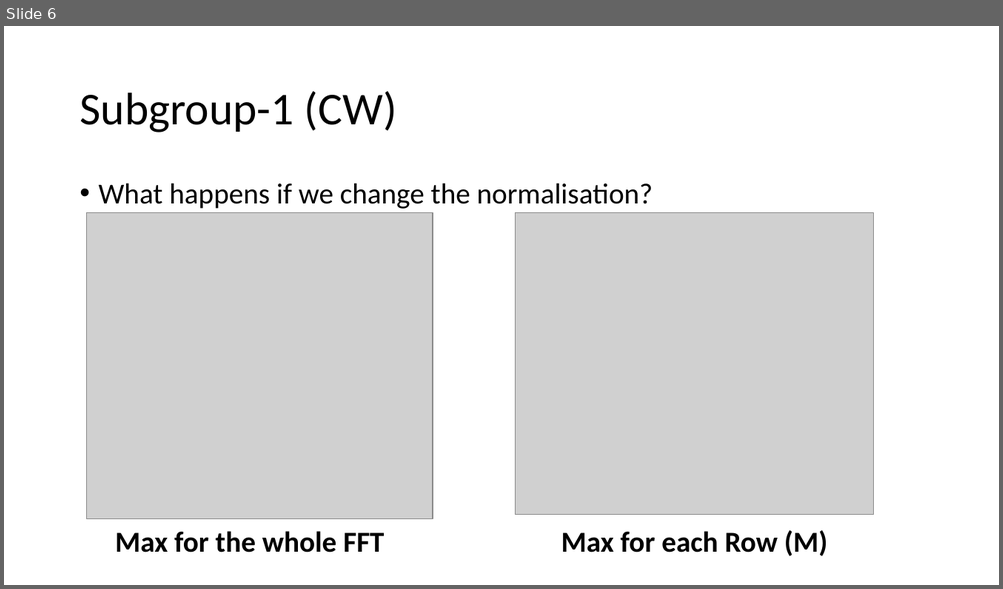
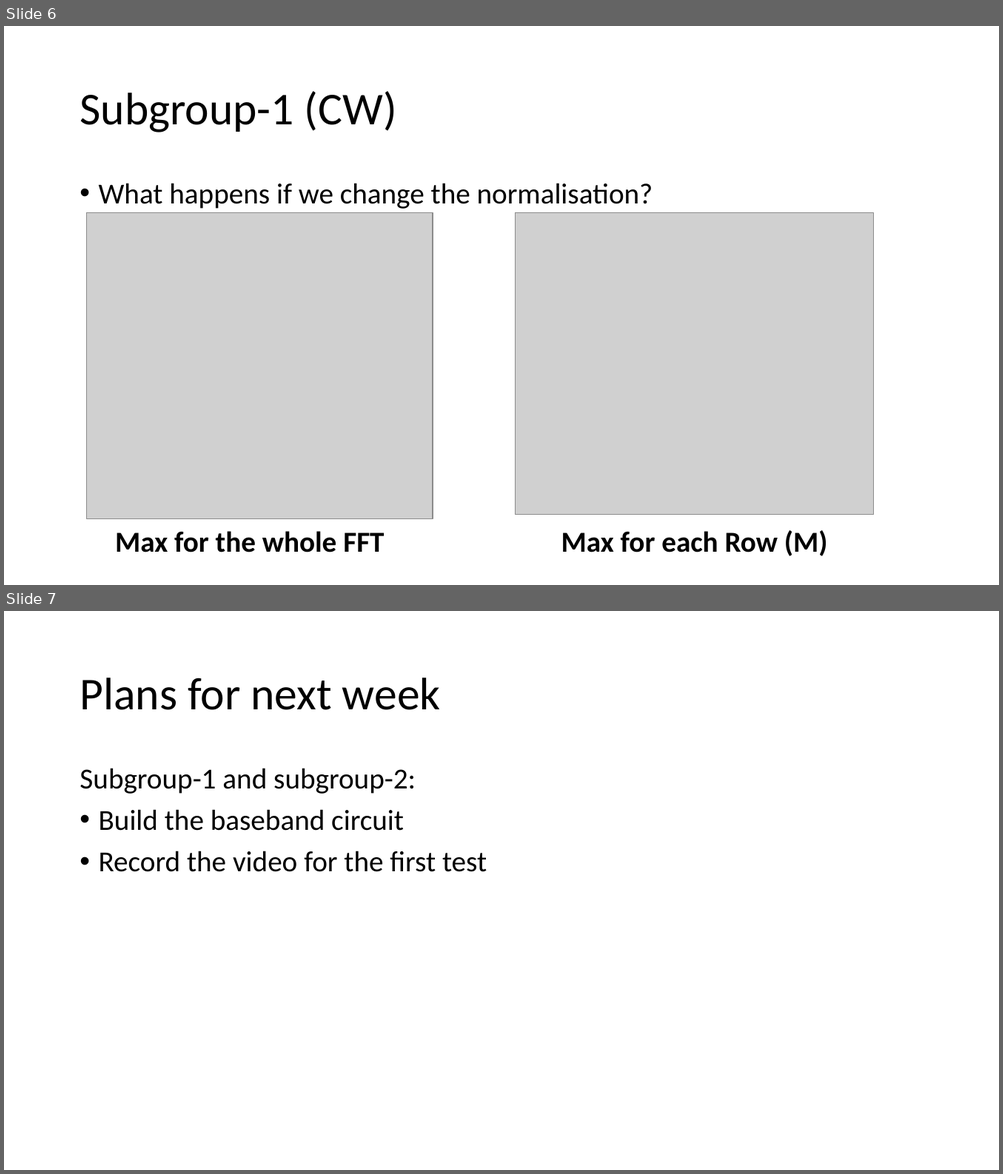
Before and after one commit to casper9429-kth/EK2370, a slide deck: Subgrupp_2/Group-3_Task_1.pptx. Shown one above the other, each under a label of ours: slide 6 before the commit, slides 6 and 7 after it. The pictures are 1003x589 and 1003x1174 pixels, drawn with LibreOffice and Linux fonts; fonts in the diff are those of the drawing; grey boxes stand for pictures. Boxes give left, top, right and bottom in pixels: in the first picture for what was removed or moved away, otherwise in the second. Text is boxed around its words. In the diff, an @@ line names an element or a change of style, - is before the commit and + after.

Commit message:
Update

```diff
--- a/Subgrupp_2/Group-3_Task_1.pptx
+++ b/Subgrupp_2/Group-3_Task_1.pptx
@@ slide 7 added at [4,611,999,1170], background #FFFFFF @@
@@ title added at [79,678,441,710], 44 pt, text #000000 @@
+Plans for next week
@@ text added at [79,768,486,872], 28 pt, text #000000 @@
+Subgroup-1 and subgroup-2:
+• Build the baseband circuit
+• Record the video for the first test
```
